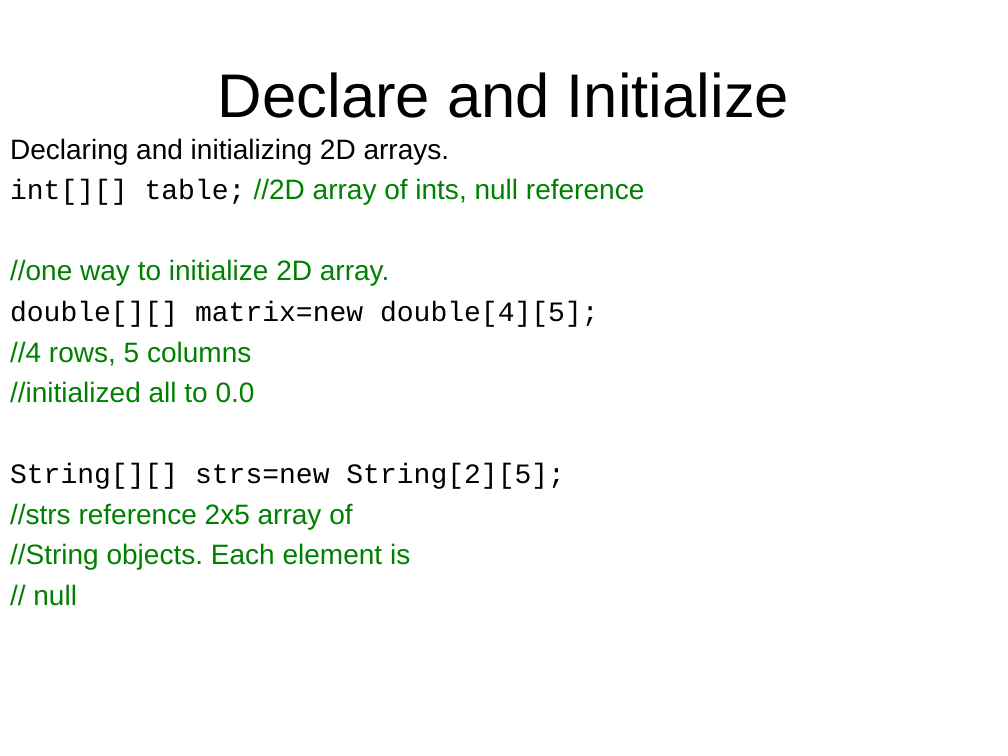
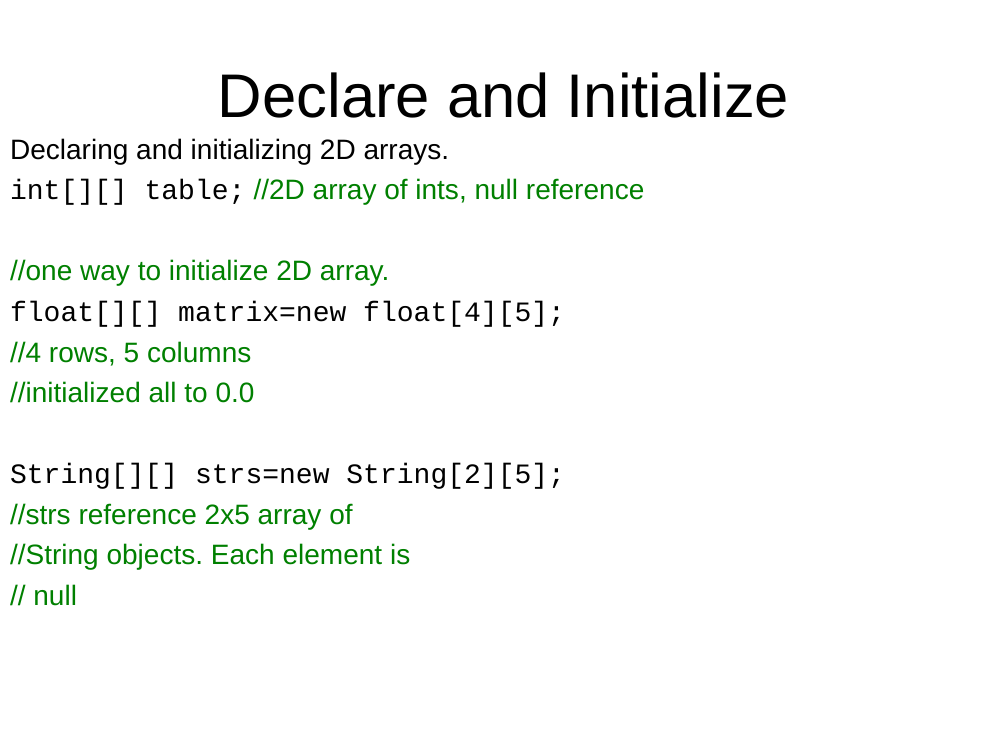
Before and after one commit to LongBaoNguyen/longbaonguyen.github.io, a slide deck: slide 18 of courses/apcsp/lecture12.ppt. Drawn at 1008x756 pixels with LibreOffice and Linux fonts; fonts in the diff are those of the drawing; background and template pictures are left out. Boxes give left, top, right and bottom in pixels: in the first picture for what was removed or moved away, otherwise in the second. Text is boxed around its words. In the diff, an @@ line names an element or a change of style, - is before the commit and + after.

```diff
--- a/courses/apcsp/lecture12.ppt
+++ b/courses/apcsp/lecture12.ppt
@@ text at box(10, 301, 565, 327): text changed @@
-double[][] matrix=new double[4][5];
+float[][] matrix=new float[4][5];
```
Also in this commit, not shown: 4 other slides changed, 13 other files.
